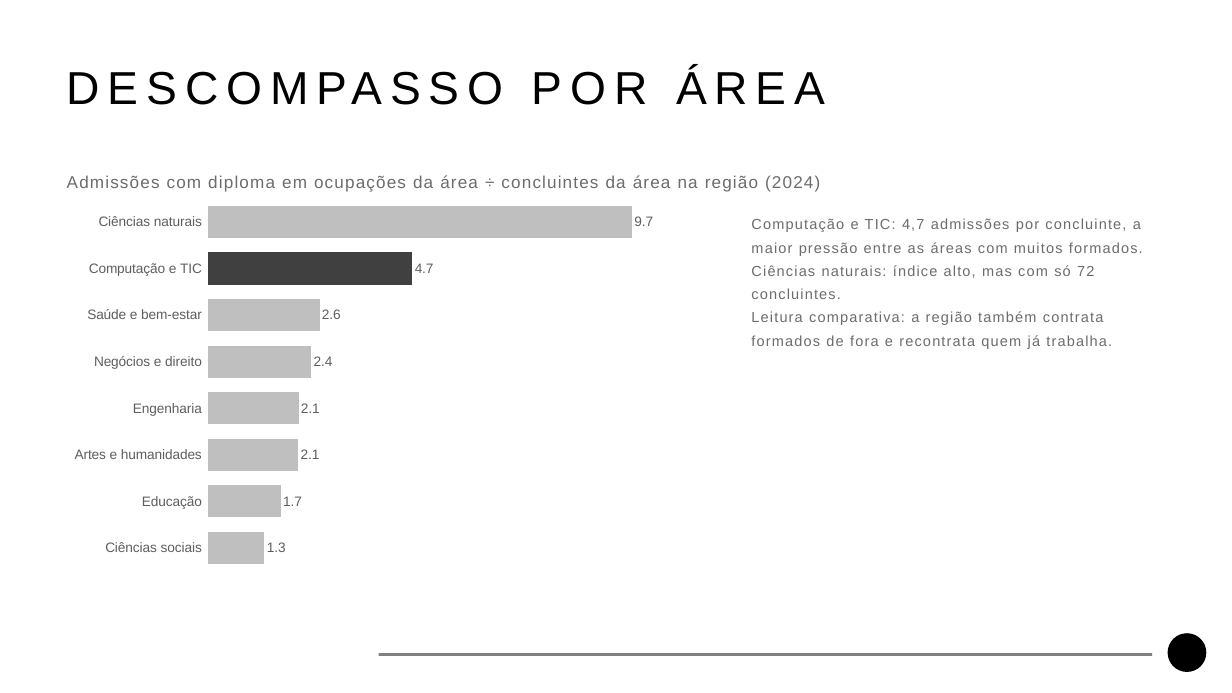
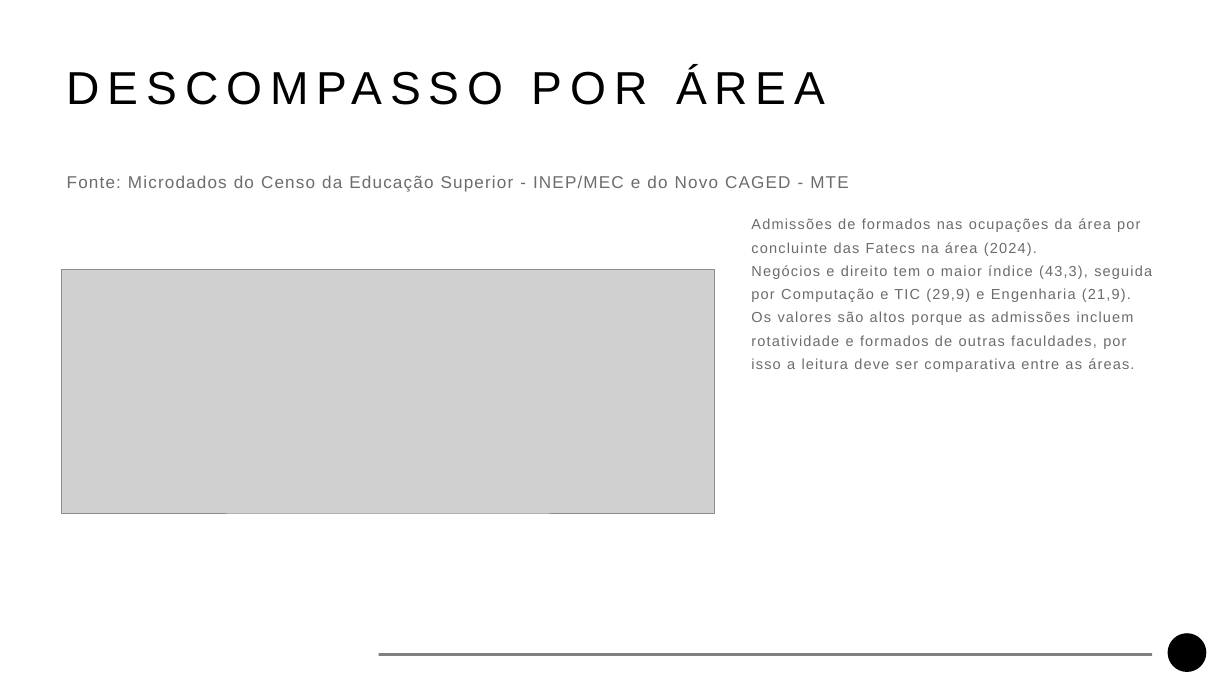
Before and after one commit to guilherme-ndo/projetointegrador-ii, a slide deck: slide 13 of docs/apresentacao_pi2.pptx (slide 11 before the commit). Drawn at 1232x693 pixels with LibreOffice and Linux fonts; fonts in the diff are those of the drawing; grey boxes stand for pictures; background and template pictures are left out. Boxes give left, top, right and bottom in pixels: in the first picture for what was removed or moved away, otherwise in the second. Text is boxed around its words. In the diff, an @@ line names an element or a change of style, - is before the commit and + after.

```diff
--- a/docs/apresentacao_pi2.pptx
+++ b/docs/apresentacao_pi2.pptx
@@ text at [67, 175, 848, 192]: text changed @@
-  Admissões com diploma em ocupações da área ÷ concluintes da área na região (2024)
+  Fonte: Microdados do Censo da Educação Superior - INEP/MEC e do Novo CAGED - MTE
@@ bar chart removed at [62, 191, 702, 579] @@
-categories: Ciências sociais, Educação, Artes e humanidades, Engenharia, Negócios e direito, Saúde e bem-estar, Computação e TIC, Ciências naturais
-Series 1: 1.3, 1.7, 2.1, 2.1, 2.4, 2.5, 4.7, 9.7
@@ text removed at [751, 218, 1143, 349] @@
-  Computação e TIC: 4,7 admissões por concluinte, a maior pressão entre as áreas com muitos formados.
-  Ciências naturais: índice alto, mas com só 72 concluintes.
-  Leitura comparativa: a região também contrata formados de fora e recontrata quem já trabalha.
@@ text added at [751, 218, 1152, 372], 17 pt, text #6C6C6C @@
+  Admissões de formados nas ocupações da área por concluinte das Fatecs na área (2024).
+  Negócios e direito tem o maior índice (43,3), seguida por Computação e TIC (29,9) e Engenharia (21,9).
+  Os valores são altos porque as admissões incluem rotatividade e formados de outras faculdades, por isso a leitura deve ser comparativa entre as áreas.
@@ picture added at [62, 269, 715, 513] @@
```
Also in this commit, not shown: 14 other slides changed, 7 slides added, 3 slides removed.
